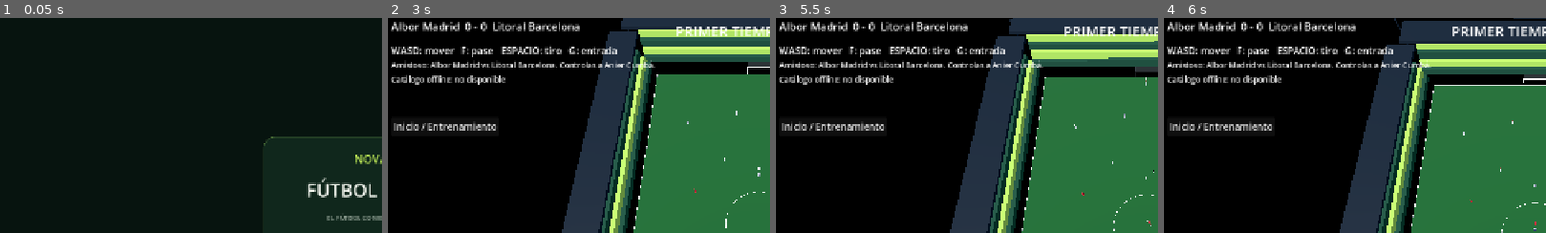
Above: before the commit, frames 1-4 (left to right).
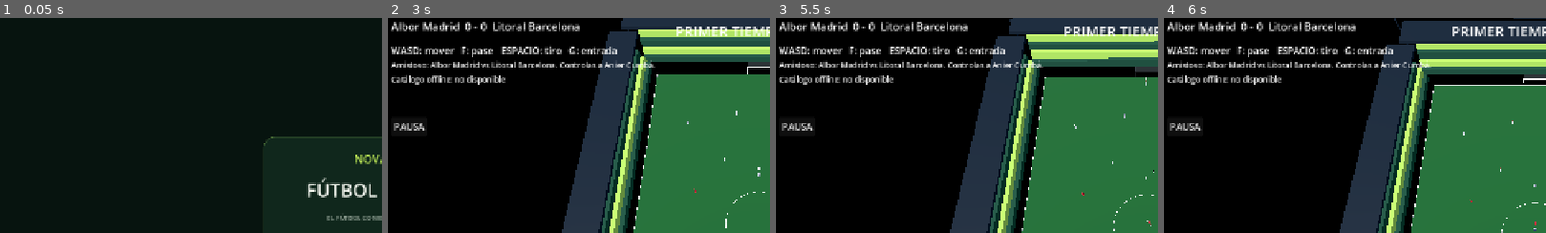
Above: after the commit, the same moments.

Repository: Cumba35/Futbol-Nova
Game: Godot game, scene res://scenes/main.tscn
Same seed, same stepped clock (60 frames per second), same inputs: the game is played once before the commit and once after it.
Inputs (mouse positions are % of the whole screen's width and height, from its top left):
- Up to frame 1 (0.05 s): no input
- Up to frame 2 (3 s): click "Inicio / Entrenamiento" (after the commit: "PAUSA") at 0.5 s; click "JUGAR AMISTOSO" at 1.25 s; click "JUGAR AMISTOSO" at 2 s; click "INICIAR AMISTOSO" at 2.75 s
- Up to frame 3 (5.5 s): click "GUÍA" at 3.5 s; click "CERRAR" at 4.25 s; tap Enter (ui_accept) at 5, 5.27 s; move the mouse to (72, 45) at 5.02 s; hold D (move_right) from 5.03 s (still down); tap F (pass_ball) at 5.1 s; click (72, 45) at 5.17 s
- Up to frame 4 (6 s): release D (move_right) at 5.75 s; drag from (30, 55) to (45, 70) at 5.77 s
The pictures show only the part of the screen within x 2-52%, y 3-53%; the shares and areas given below are measured in that part.

Frame 1 is identical in both runs. In frame 2, 0.7% of the frame differs, in the area x 2-29%, y 48-53%; in frame 3, 0.7%; in frame 4, 0.7%.

Commit message:
Connect match pause, resume and abandon flow

Diff:
--- a/scripts/main.gd
+++ b/scripts/main.gd
@@ -425,7 +425,7 @@
 	layer.add_child(catalog_button)
 
 	var hub_button := Button.new()
-	hub_button.text = "Inicio / Entrenamiento"
+	hub_button.text = "PAUSA"
 	hub_button.position = Vector2(24, 185)
 	hub_button.pressed.connect(_toggle_game_hub)
 	layer.add_child(hub_button)
@@ -612,6 +612,9 @@
 	game_hub.training_mode_selected.connect(_on_training_mode_selected)
 	game_hub.match_11v11_requested.connect(_open_pre_match_setup)
 	game_hub.catalog_requested.connect(_open_download_catalog)
+	game_hub.set_match_controller(match_11v11_controller)
+	game_hub.pause_resume_requested.connect(_on_pause_resume_requested)
+	game_hub.pause_exit_requested.connect(_on_pause_exit_requested)
 	add_child(game_hub)
 
 func _on_training_mode_selected(mode_id: String) -> void:
@@ -654,19 +657,42 @@
 
 func _toggle_game_hub() -> void:
 	current_training_mode_id = ""
+	if game_hub == null:
+		return
 	if match_11v11_controller != null and match_11v11_controller.is_match_active():
 		match_11v11_controller.set_match_paused(true)
+		game_hub.open_pause_menu()
+	else:
+		game_hub.open_home()
+	if touch_controls != null:
+		touch_controls.visible = false
+
+
+func _on_pause_resume_requested() -> void:
+	if match_11v11_controller != null and match_11v11_controller.is_match_active():
+		match_11v11_controller.set_match_paused(false)
+	if touch_controls != null:
+		touch_controls.visible = DisplayServer.is_touchscreen_available()
+
+
+func _on_pause_exit_requested() -> void:
+	if match_11v11_controller != null:
+		match_11v11_controller.stop_match()
+	current_training_mode_id = ""
 	if game_hub != null:
 		game_hub.open_home()
 	if touch_controls != null:
 		touch_controls.visible = false
+
 
 func _unhandled_input(event: InputEvent) -> void:
 	if event.is_action_pressed("ui_cancel") and game_hub != null and not game_hub.root.visible:
 		current_training_mode_id = ""
 		if match_11v11_controller != null and match_11v11_controller.is_match_active():
 			match_11v11_controller.set_match_paused(true)
-		game_hub.open_home()
+			game_hub.open_pause_menu()
+		else:
+			game_hub.open_home()
 		if touch_controls != null:
 			touch_controls.visible = false
 		get_viewport().set_input_as_handled()
